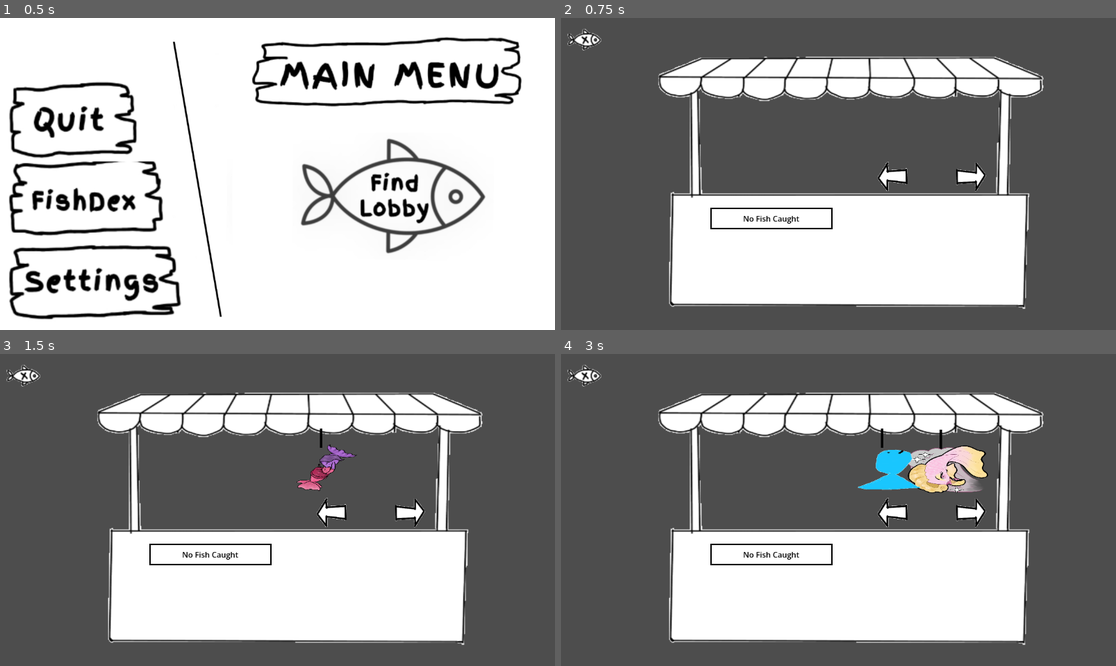
Above: before the commit, frames 1-4 (two rows, left to right).
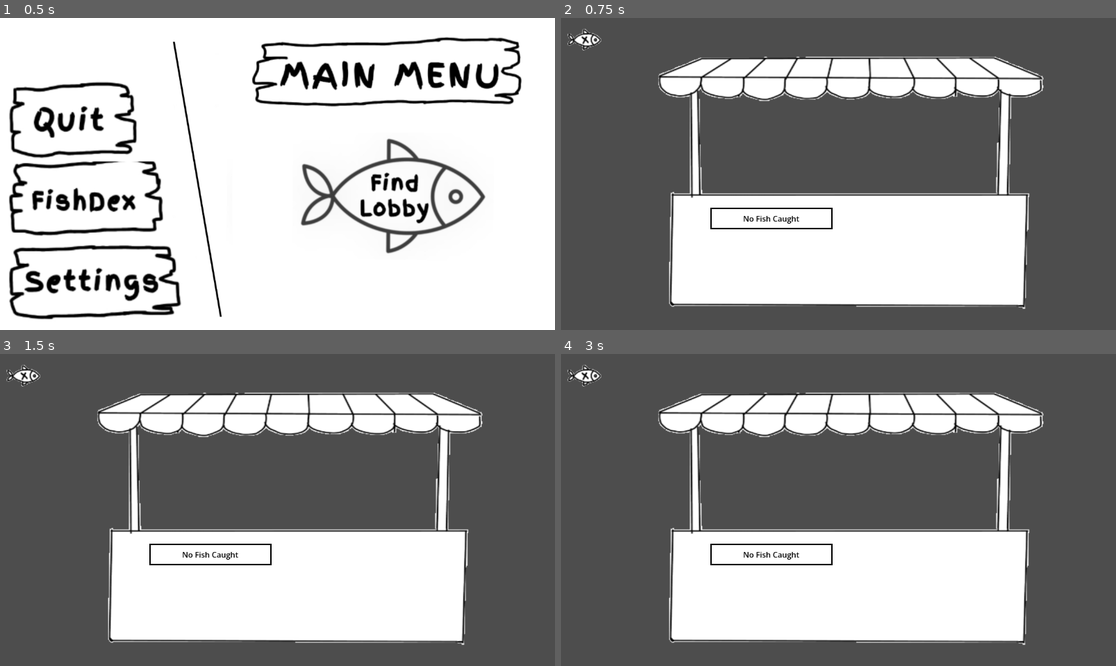
Above: after the commit, the same moments.

Repository: gmuGADIG/King-Fisher
Game: Godot game, scene res://ui/main_menu/main_menu.tscn
The game is run twice, just before and just after one commit, with the same random seed, the same clock (stepped at 60 frames per second) and the same inputs. The engine's default icon, where the game draws it, is replaced by a stand-in: a white triangle on a blue panel in a dark square.
Inputs (mouse positions are in pixels of both pictures, inside the frame that each line leads up to):
- Up to frame 1 (0.5 s): no input
- Up to frame 2 (0.75 s): click (660, 202) at 0.5 s
- Up to frame 3 (1.5 s): click (405, 513) at 1.27 s
- Up to frame 4 (3 s): click (888, 466) at 2.02 s; click (894, 513) at 2.77 s

Frame 1 is identical in both runs. In frame 2, 0.5% of the frame differs, in the area x 57-77%, y 46-56%; in frame 3, 1.0%; in frame 4, 3.0%, in the area x 53-77%, y 23-56%.

Commit message:
Fishdex Complete

Diff:
--- a/fish/sushi/fish_seven.tres
+++ b/fish/sushi/fish_seven.tres
@@ -5,7 +5,7 @@
 
 [resource]
 script = ExtResource("1_7pln3")
-fish_name = "fish_seven"
+fish_name = "Fish Seven"
 grade = 4
 sprite = ExtResource("2_5bht5")
 description = "ljfdslkadnsflkjsdfljkdlkfjs;lfdj;lasdfj"
--- a/ui/fish_dex/fishdex.gd
+++ b/ui/fish_dex/fishdex.gd
@@ -1,4 +1,5 @@
 extends Control
+class_name fishdex
 
 signal closed
 
@@ -20,6 +21,9 @@
 @onready var current_fish_description : Label = $Stall/Description_Box/Description
 @onready var current_fish_caught : Label = $Stall/Fish_Info/Caught_Box/Caught
 
+var current_tab = 0
+var current_fish_index = 0
+
 func _ready() -> void:
 	hide()
 
@@ -37,8 +41,10 @@
 		var json = JSON.new()
 		if json.parse(file.get_as_text()) == OK:
 			fishdex_entries = json.get_data()
-			fishdex_order.sort_custom(custom_sort_fish)
+			for fish_name in fishdex_entries:
+				fishdex_order.append(fish_name)
 		load_all_fish_resources()
+		fishdex_order.sort_custom(custom_sort_fish)
 	else:
 		save_file(true)
 
@@ -48,7 +54,6 @@
 		dir.list_dir_begin()
 		var file_name = dir.get_next()
 		while file_name != "":
-			print(file_name)
 			if file_name.ends_with(".tres"):
 				var fish_resource = load(location + "/" + file_name)
 				LIST_OF_FISH[fish_resource.fish_name] = fish_resource
@@ -84,55 +89,71 @@
 	hide()
 
 func _on_draw() -> void:
-		if len(fishdex_order) > 0:
-			setup_current_fish()
+	current_tab = 0
+	current_fish_index = 0
+	if len(fishdex_order) > 0:
+		setup_current_fish()
+		setup_current_tab()
+	else:
+		current_fish_name.text = "No Fish Caught"
+		toggle_fishinfo_visibility(false)
+		var newFish : Fish = load("res://fish/sushi/fish_seven.tres")
+		var newFish2 : Fish = load("res://fish/sushi/sasha_splash.tres")
+		var newFish3 : Fish = load("res://fish/sushi/test_fish.tres")
+		var newFish4 : Fish = load("res://fish/sushi/yuri_fish.tres")
+		caught_fish(newFish)
+		caught_fish(newFish2)
+		caught_fish(newFish3)
+		caught_fish(newFish4)
+		$Right_Tab.hide()
+		$Left_Tab.hide()
 
-			if len(fishdex_order) > 1:
-				setup_selectable_fish(1)
-			if len(fishdex_order) > 2:
-				setup_selectable_fish(2)
-		else:
-			current_fish_name.text = "No Fish Caught"
-			toggle_fishinfo_visibility(false)
-			var newFish : Fish = load("res://fish/sushi/fish_seven.tres")
-			var newFish2 : Fish = load("res://fish/sushi/sasha_splash.tres")
-			var newFish3 : Fish = load("res://fish/sushi/test_fish.tres")
-			var newFish4 : Fish = load("res://fish/sushi/yuri_fish.tres")
-			caught_fish(newFish)
-			caught_fish(newFish2)
-			caught_fish(newFish3)
-			caught_fish(newFish4)
+func setup_current_tab() -> void:
+	var current_index = current_tab * 2
+	if current_fish_index <= current_index:
+		current_index += 1
+	if current_index >= len(fishdex_order):
+		selectable_fish_1.hide()
+		return
 
-var current_tab = 0
+	selectable_fish_1.fish = LIST_OF_FISH.get(fishdex_order[current_index])
+	selectable_fish_1.get_node("Fish_Image").texture = selectable_fish_1.fish.sprite
+	selectable_fish_1.show()
+
+	current_index += 1
+	if current_fish_index == current_index:
+		current_index += 1
+
+	if current_index >= len(fishdex_order):
+		selectable_fish_2.hide()
+	else:
+		selectable_fish_2.fish = LIST_OF_FISH.get(fishdex_order[current_index])
+		selectable_fish_2.get_node("Fish_Image").texture = selectable_fish_2.fish.sprite
+		selectable_fish_2.show()
+
+	if (current_tab * 2 + 2) < len(fishdex_entries):
+		$Right_Tab.show()
+	else:
+		$Right_Tab.hide()
+	if current_tab > 0:
+		$Left_Tab.show()
+	else:
+		$Left_Tab.hide()
+
 # 1 for left 2 for right
-func setup_selectable_fish(target : int, change_tab_left : bool = false, change_tab_right : bool = false) -> void:
-	if target < 1 or target > 2:
-		Debug.log_err("Invalid target for selectable fish setup: " + str(target))
-
-	var selectable = selectable_fish_1 if target == 1 else selectable_fish_2
-	if change_tab_left:
+func change_tab(left : bool = false, right : bool = false) -> void:
+	if left:
 		if current_tab > 0:
 			Debug.log_err("Fishdex Attempted to change to illegal tab: " + str(current_tab - 1))
 		current_tab -= 1
-	elif change_tab_right:
-		if len(fishdex_entries) % 2 == 1:
-			if current_tab < len(fishdex_order)/2 + 1:
+	elif right:
+		if len(fishdex_entries) % 2 == 1 or len(fishdex_entries) % 2 == 0:
+			if current_tab + 1 > len(fishdex_order)/2 + 1 or current_tab + 1 > len(fishdex_order)/2:
 				Debug.log_err("Fishdex Attempted to change to illegal tab: " + str(current_tab + 1))
-		else:
-			if current_tab < len(fishdex_order)/2:
-				Debug.log_err("Fishdex Attempted to change to illegal tab: " + str(current_tab + 1))
+				return
 		current_tab += 1
+	setup_current_tab()
 
-	print(current_tab)
-	target = current_tab * 2 + target
-
-	if target > len(fishdex_order) - 1:
-		selectable.hide()
-		return
-	print("Target: " + str(target) + " Fish: " + LIST_OF_FISH.get(fishdex_order[target]).fish_name)
-	selectable.fish = LIST_OF_FISH.get(fishdex_order[target])
-	selectable.get_node("Fish_Image").texture = selectable.fish.sprite
-	selectable.show()
 
 func setup_current_fish() -> void:
 	current_fish.fish = LIST_OF_FISH.get(fishdex_order[0])
@@ -169,12 +190,7 @@
 
 
 func _on_left_tab_pressed() -> void:
-	print("--------------")
-	setup_selectable_fish(1, true)
-	setup_selectable_fish(2)
-
+	change_tab(true)
 
 func _on_right_tab_pressed() -> void:
-	print("--------------")
-	setup_selectable_fish(1, false, true)
-	setup_selectable_fish(2)
+	change_tab(false, true)
--- a/ui/fish_dex/fishdex.tscn
+++ b/ui/fish_dex/fishdex.tscn
@@ -4,7 +4,8 @@
 [ext_resource type="Texture2D" uid="uid://b4hg2q6p8f8xr" path="res://ui/fish_dex/fish_x.png" id="2_r31bl"]
 [ext_resource type="PackedScene" uid="uid://cur3ita1x152q" path="res://ui/fish_dex/hanging_fish.tscn" id="3_23nti"]
 [ext_resource type="Texture2D" uid="uid://b7e1yq8e8neff" path="res://ui/fish_dex/stall.png" id="3_mukbb"]
-[ext_resource type="Script" path="res://ui/fish_dex/hanging_fish.gd" id="5_y04r0"]
+[ext_resource type="Script" uid="uid://bco87e2884pxw" path="res://ui/fish_dex/hanging_fish.gd" id="5_y04r0"]
+[ext_resource type="Script" uid="uid://c176eydus30qc" path="res://ui/fish_dex/selectable_fish_button.gd" id="6_03tvv"]
 [ext_resource type="Texture2D" uid="uid://bck4unx8s3so0" path="res://ui/fish_dex/arrow.png" id="6_m7gl5"]
 
 [sub_resource type="StyleBoxFlat" id="StyleBoxFlat_mukbb"]
@@ -167,11 +168,13 @@
 offset_bottom = -340.0
 script = ExtResource("5_y04r0")
 
-[node name="Button" type="Button" parent="Selectable_Fish_2" unique_id=752180875]
+[node name="Button" type="Button" parent="Selectable_Fish_2" unique_id=752180875 node_paths=PackedStringArray("dex")]
 layout_mode = 0
 offset_right = 109.0
 offset_bottom = 151.0
 flat = true
+script = ExtResource("6_03tvv")
+dex = NodePath("../..")
 
 [node name="Selectable_Fish_1" parent="." unique_id=438384103 instance=ExtResource("3_23nti")]
 layout_mode = 1
@@ -181,12 +184,14 @@
 offset_bottom = -340.0
 script = ExtResource("5_y04r0")
 
-[node name="Button" type="Button" parent="Selectable_Fish_1" unique_id=2031469355]
+[node name="Button" type="Button" parent="Selectable_Fish_1" unique_id=2031469355 node_paths=PackedStringArray("dex")]
 layout_mode = 0
 offset_top = 2.0
 offset_right = 109.0
 offset_bottom = 153.0
 flat = true
+script = ExtResource("6_03tvv")
+dex = NodePath("../..")
 
 [node name="Right_Tab" type="Button" parent="." unique_id=1054387013]
 layout_mode = 0
@@ -209,5 +214,7 @@
 
 [connection signal="draw" from="." to="." method="_on_draw"]
 [connection signal="pressed" from="Back_Button" to="." method="_on_back_button_pressed"]
+[connection signal="pressed" from="Selectable_Fish_2/Button" to="Selectable_Fish_2/Button" method="_on_pressed"]
+[connection signal="pressed" from="Selectable_Fish_1/Button" to="Selectable_Fish_1/Button" method="_on_pressed"]
 [connection signal="pressed" from="Right_Tab" to="." method="_on_right_tab_pressed"]
 [connection signal="pressed" from="Left_Tab" to="." method="_on_left_tab_pressed"]
--- /dev/null
+++ b/ui/fish_dex/selectable_fish_button.gd
@@ -0,0 +1,17 @@
+extends Node
+
+@export var dex : fishdex
+
+func _on_pressed() -> void:
+	dex.current_fish.fish = get_parent().fish
+	dex.current_fish_name.text = dex.current_fish.fish.fish_name
+	dex.current_fish_rarity.text = str(dex.current_fish.fish.grade)
+	dex.current_fish_worth.text = str(dex.current_fish.fish.get_score())
+	dex.current_fish_description.text = dex.current_fish.fish.description
+	dex.current_fish_caught.text = "Caught: " + str(dex.fishdex_entries.get(dex.current_fish.fish.fish_name, 0))
+	dex.toggle_fishinfo_visibility(true)
+	dex.current_fish.show()
+	dex.current_fish.get_node("Fish_Image").texture = dex.current_fish.fish.sprite
+	dex.current_fish_index = dex.fishdex_order.find(get_parent().fish.fish_name)
+	dex.setup_current_tab()
+	pass
Not shown, added: ui/fish_dex/selectable_fish_button.gd.uid
